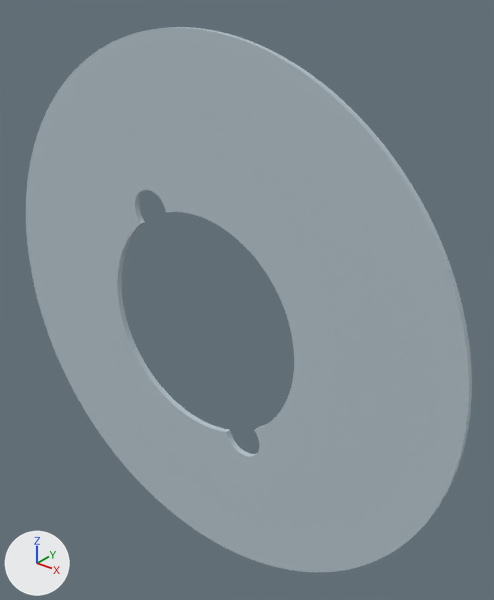
The OBJ model mechanical/Circuit_Models/Bottom_Cover.obj, before and after one commit.
Before and after are seen from a 50 mm lens placed at (43.4, -46.8, 33.6), pointed at (3.4, 3.1, 2.7). Arrows for +X, +Y and +Z are at lower left; the lights stay in place. The older version comes first. Where no turn or scale is listed for an object, it has been applied to the vertices. Vertices at exactly the same position are counted once.

Objects in the first picture: 'Bottom_Cover'.
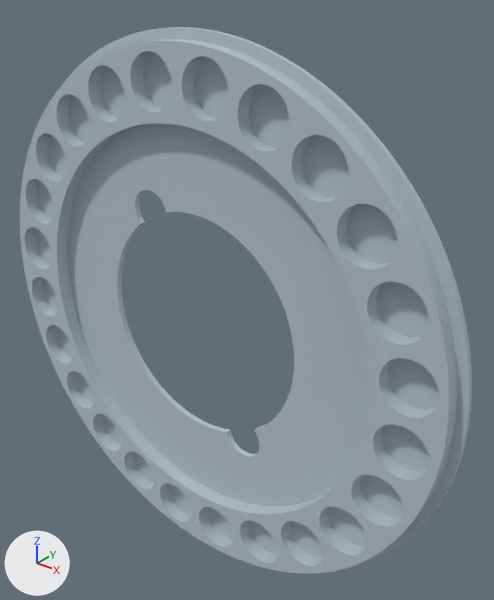
Boxes [x1, y1, x2, y2] around the edits, measured in the pictures (494 x 600 px):
'Bottom_Cover', reshaped
    before: [26, 27, 472, 572]
    after: [20, 27, 472, 574]
part 1 of me_bottom_cover, added
    after: [20, 28, 469, 574]

What changed in the scene script:
```text
Change me_bottom_cover:
    used by ob_bottom_cover; location = (0.0, 0.0, 0.0)
    remove me_bottom_cover.from_pydata(...)  # 980 vertices, 1960 faces; spans x -29.0..29.0, y -0.8..-0.2, z -29.0..29.0
    add me_bottom_cover.from_pydata(...)  # 9196 vertices, 18392 faces; spans x -29.0..29.0, y -2.4..-0.2, z -29.0..29.0
    me_bottom_cover part 1: 8216 vertices added at x -28.0..28.0, y -2.4..-0.8, z -28.0..28.0
    other edits to the shape of me_bottom_cover do not show in these pictures
```
